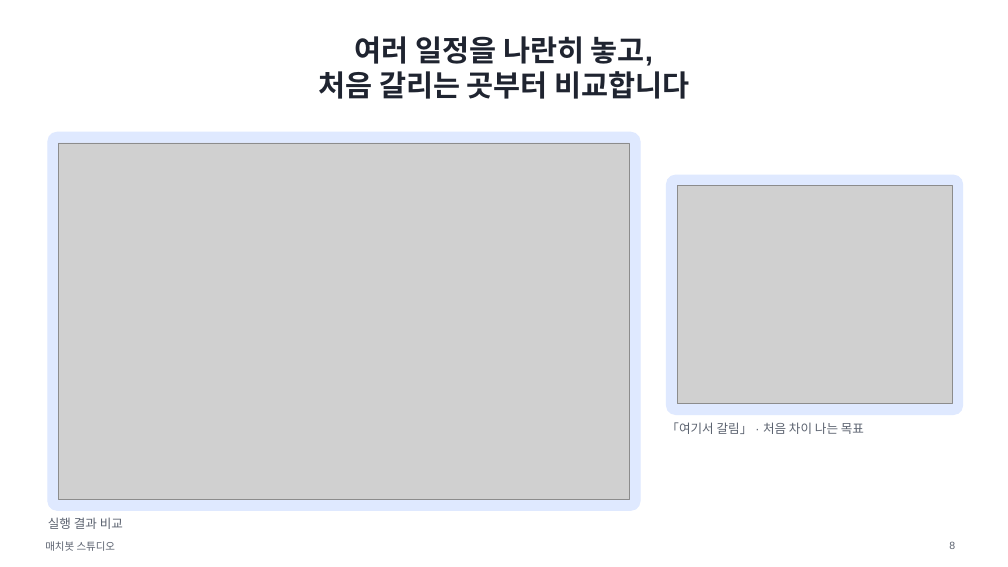
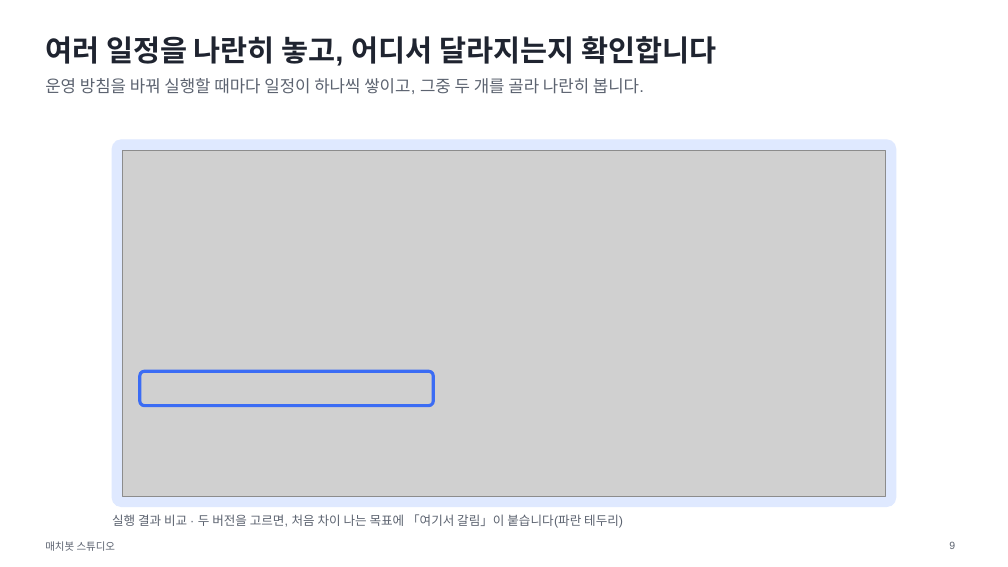
Before and after one commit to drimdrim2002/kbo-scheduler, a slide deck: slide 9 of docs/deck/matchbot-talk.pptx (slide 8 before the commit). Drawn at 1008x567 pixels with LibreOffice and Linux fonts; fonts in the diff are those of the drawing; grey boxes stand for pictures. Boxes give left, top, right and bottom in pixels: in the first picture for what was removed or moved away, otherwise in the second. Text is boxed around its words. In the diff, an @@ line names an element or a change of style, - is before the commit and + after.

```diff
--- a/docs/deck/matchbot-talk.pptx
+++ b/docs/deck/matchbot-talk.pptx
@@ title at (x1=45, y1=36, x2=716, y2=66): text changed @@
-여러 일정을 나란히 놓고,
-처음 갈리는 곳부터 비교합니다
+여러 일정을 나란히 놓고, 어디서 달라지는지 확인합니다
@@ text added at (x1=45, y1=78, x2=644, y2=94), 16 pt, text #5C6370 @@
+운영 방침을 바꿔 실행할 때마다 일정이 하나씩 쌓이고, 그중 두 개를 골라 나란히 봅니다.
@@ rounded rectangle resized from (x1=48, y1=132, x2=640, y2=510) to (x1=112, y1=140, x2=896, y2=507) @@
@@ rounded rectangle at (x1=112, y1=140, x2=896, y2=507): proportions changed @@
@@ picture resized from (x1=58, y1=143, x2=629, y2=500) to (x1=123, y1=150, x2=885, y2=496) @@
@@ rounded rectangle removed at (x1=667, y1=175, x2=963, y2=415) @@
@@ picture removed at (x1=678, y1=186, x2=953, y2=405) @@
@@ rounded rectangle added at (x1=140, y1=371, x2=433, y2=405), outline #3B6CF4 3 pt @@
@@ text removed at (x1=666, y1=422, x2=864, y2=434) @@
-「여기서 갈림」 · 처음 차이 나는 목표
@@ text removed at (x1=48, y1=517, x2=123, y2=529) @@
-실행 결과 비교
@@ text added at (x1=112, y1=514, x2=623, y2=528), 12 pt, text #5C6370 @@
+실행 결과 비교 · 두 버전을 고르면, 처음 차이 나는 목표에 「여기서 갈림」이 붙습니다(파란 테두리)
```
Also in this commit, not shown: 7 other slides changed, 4 slides added, 6 slides removed, 9 other files.
